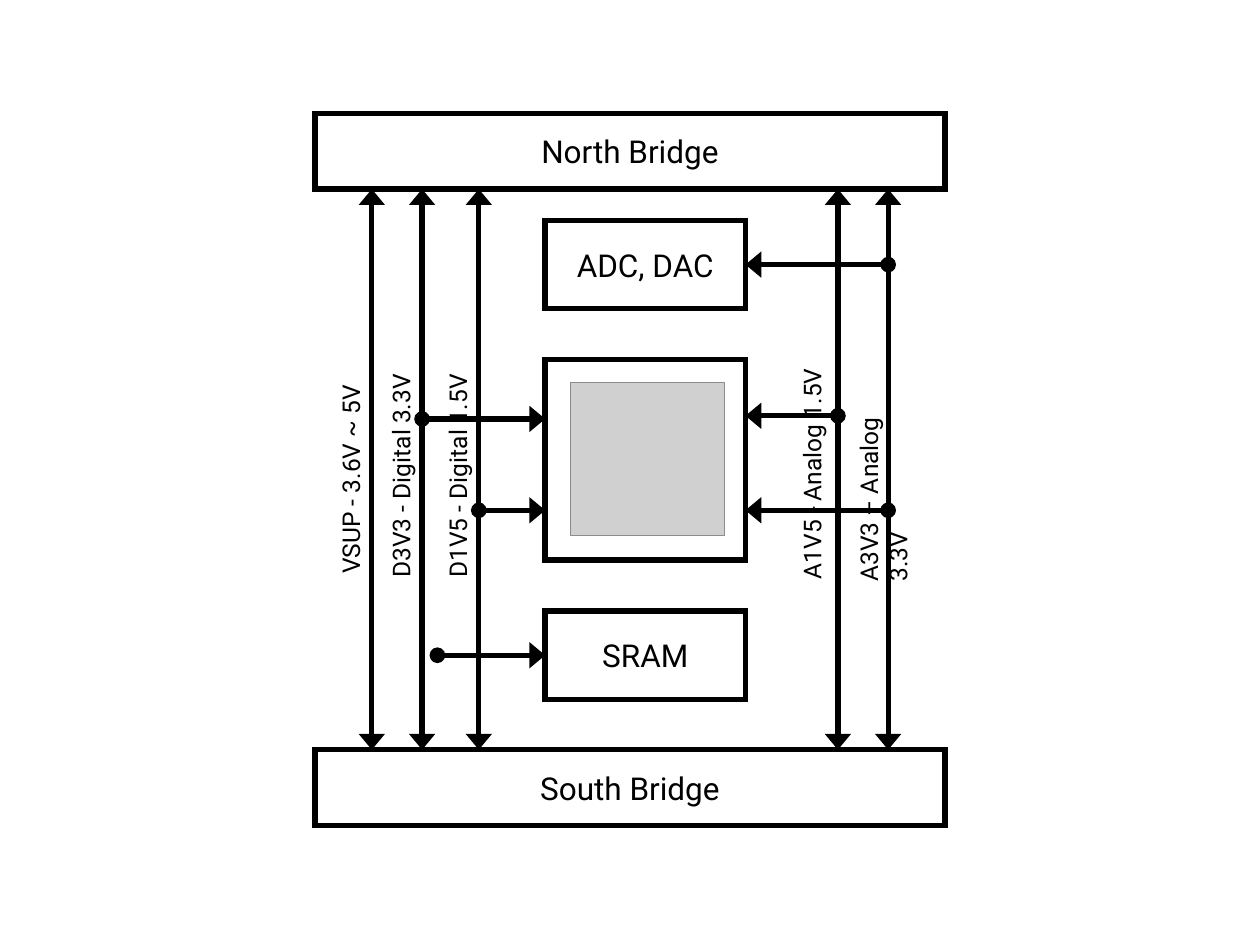
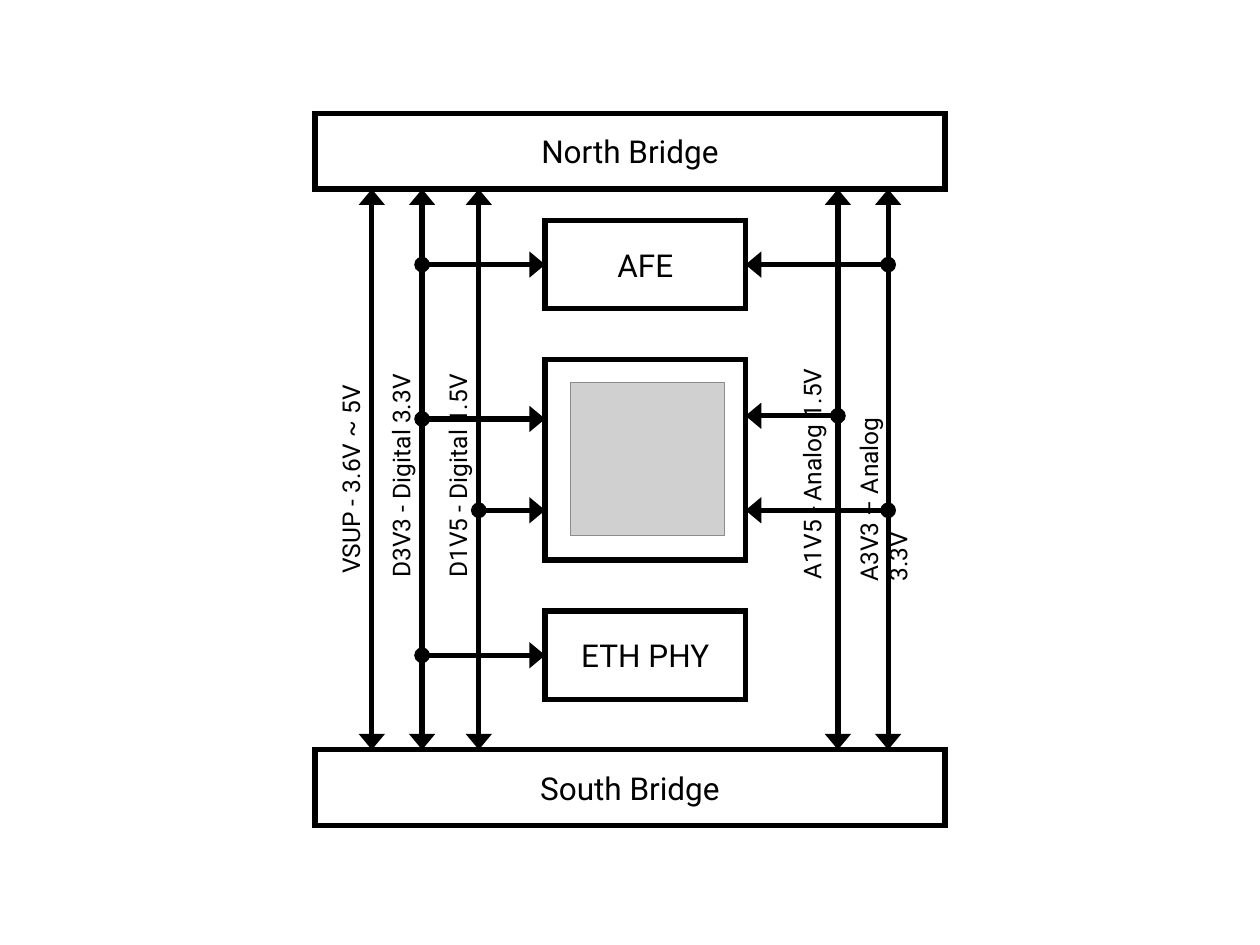
Before and after one commit to marmote/marmote, a slide deck: slide 2 of hardware/MainBoard/Misc/BlockDiagram.pptx (slide 4 before the commit). Drawn at 1260x945 pixels with LibreOffice and Linux fonts; fonts in the diff are those of the drawing; grey boxes stand for pictures. Boxes give left, top, right and bottom in pixels: in the first picture for what was removed or moved away, otherwise in the second. Text is boxed around its words. In the diff, an @@ line names an element or a change of style, - is before the commit and + after.

```diff
--- a/hardware/MainBoard/Misc/BlockDiagram.pptx
+++ b/hardware/MainBoard/Misc/BlockDiagram.pptx
@@ double arrow added from (422, 265) to (546, 265), #000000 3 pt @@
@@ text in rectangle at (617,254,673,277): text changed @@
-ADC, DAC
+AFE
@@ double arrow moved from (437, 655) - (546, 655) to (422, 655) - (546, 655) @@
@@ text in rectangle at (581,644,709,667): text changed @@
-SRAM
+ETH PHY
```
Also in this commit, not shown: 1 other slide changed, 9 slides added.
